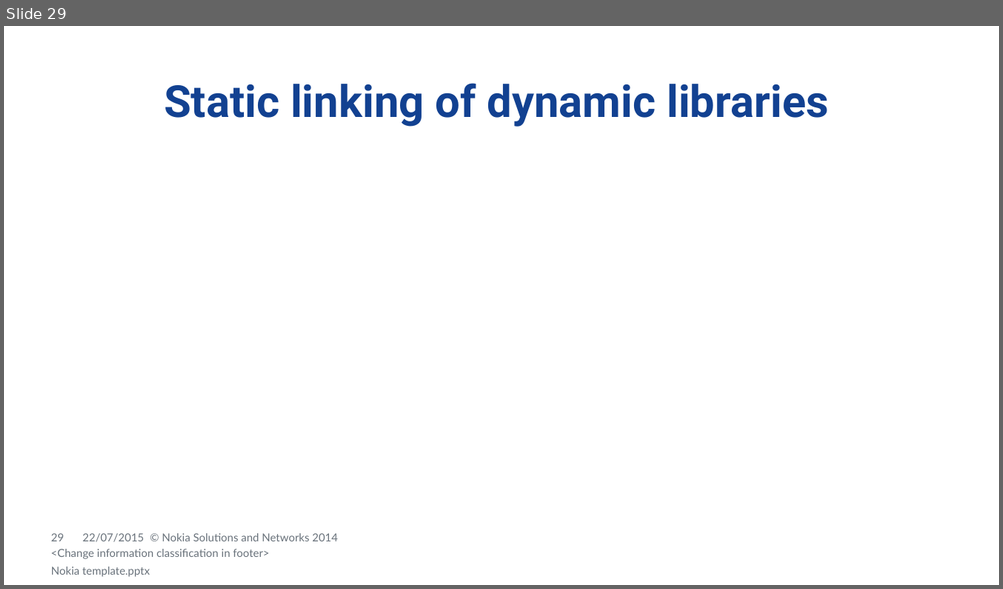
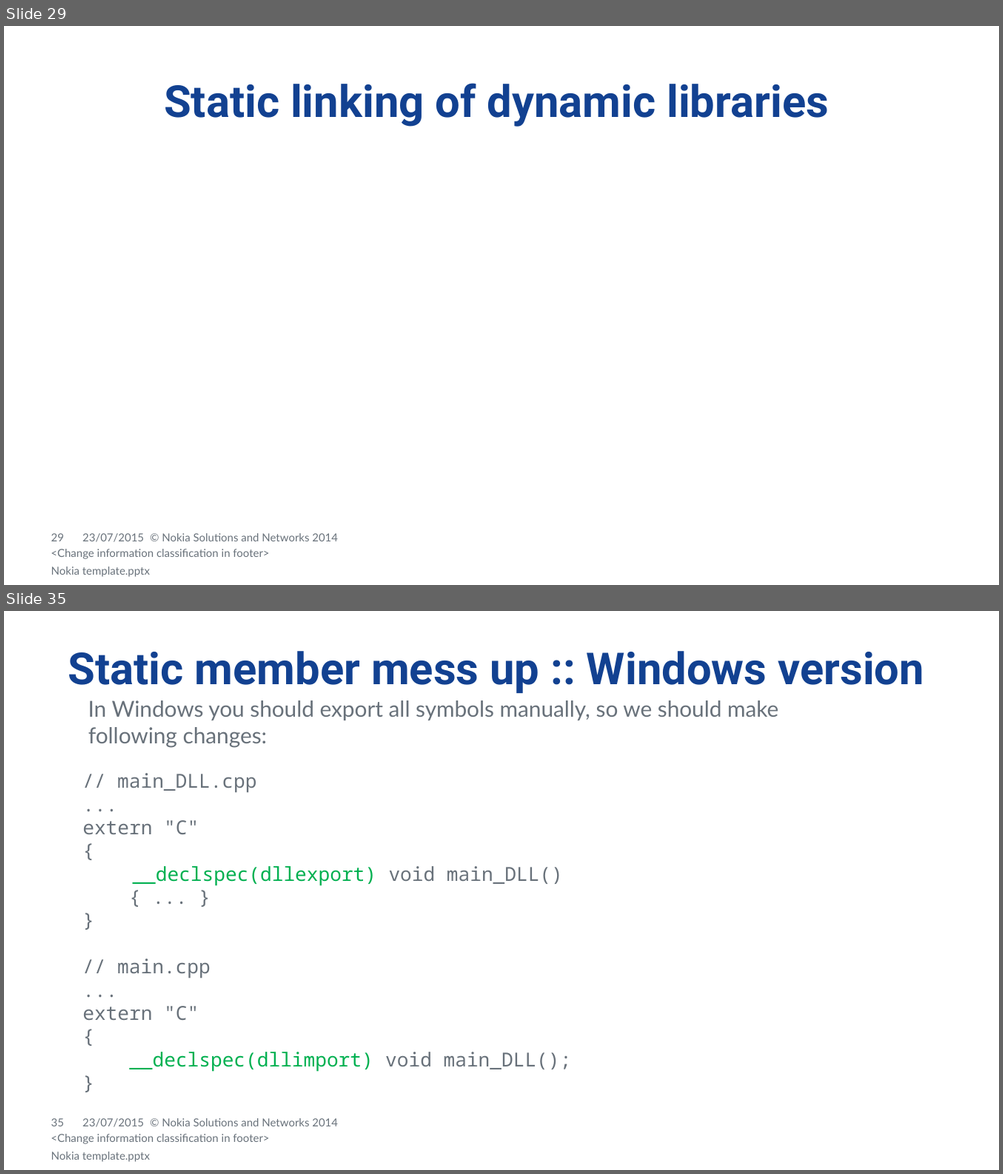
Before and after one commit to dendibakh/Linker, a slide deck: Diving into C++ linker.pptx. Shown one above the other, each under a label of ours: slide 29 before the commit, slides 29 and 35 after it; the slides between them are not shown. The pictures are 1003x589 and 1003x1174 pixels, drawn with LibreOffice and Linux fonts; fonts in the diff are those of the drawing; background and template pictures are left out. Boxes give left, top, right and bottom in pixels: in the first picture for what was removed or moved away, otherwise in the second. Text is boxed around its words. In the diff, an @@ line names an element or a change of style, - is before the commit and + after.

Commit message:
Added some pictures. Addede StaticMemberMessUp example.

```diff
--- a/Diving into C++ linker.pptx
+++ b/Diving into C++ linker.pptx
@@ slide 35 added at (4, 611, 999, 1170), background #FFFFFF; not listed: 13 template elements that a slide beside it also shows @@
@@ title added at (68, 651, 924, 693), 32 pt, text #124191, bold @@
+Static member mess up :: Windows version
@@ text added at (88, 701, 778, 748), 16 pt, text #68717A @@
+In Windows you should export all symbols manually, so we should make following changes:
@@ text added at (82, 773, 572, 1072), 14 pt, text #68717A @@
+// main_DLL.cpp
+...
+extern "C"
+{
+__declspec(dllexport) void main_DLL()
+{ ... }
+}
+// main.cpp
+...
+extern "C"
+{
+__declspec(dllimport) void main_DLL();
+}
@@ text added at (51, 1134, 269, 1145), 8 pt, text #68717A @@
+<Change information classification in footer>
@@ slide 29 changed as well @@
@@ text at (82, 534, 144, 543): text changed @@
-22/07/2015
+23/07/2015
```
Also in this commit, not shown: 31 other slides changed, 15 other slides added, 1 slide removed, 8 other files.
